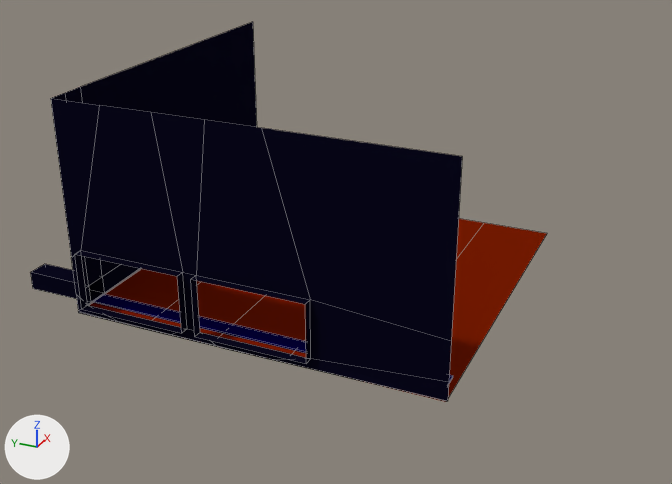
The Blender file Assets/BlenderModels/shop.blend as it was, and as the next commit left it.
The view is the same before and after, from a 50 mm lens placed at (-83.9, -56.6, 52.4), pointed at (9.5, -14.6, 5.7). The axes (+X, +Y, +Z) are drawn at lower left. The lights are the same throughout. Mesh edges are drawn as thin lines.

Objects in the first picture: 'Cube', 'Floor', 'Walls'.
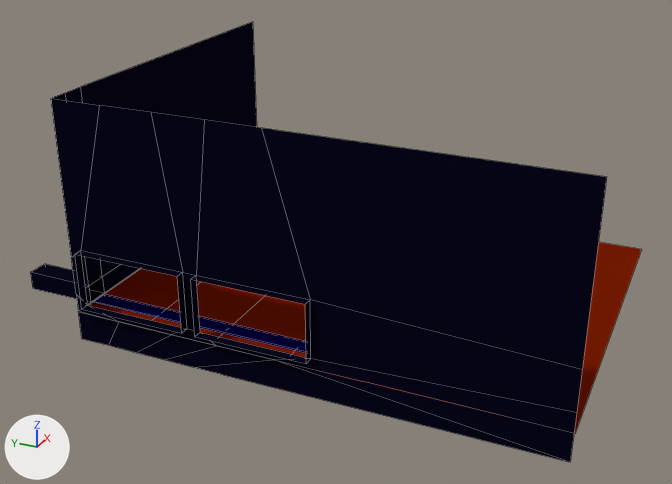
Commit message: Shop tweaks

Boxes (x1, y1, x2, y2) around the edits, measured in the pictures (672 x 484 px; the box of a moved part takes in the faces that stretch with it):
'Walls', reshaped (33% wider, 16% taller)
    before: (30, 22, 462, 401)
    after: (30, 22, 607, 462)
'Floor', reshaped
    before: (89, 219, 547, 402)
    after: (89, 242, 641, 433)
part 1 of me_cube, moved or reshaped
    before: (363, 223, 547, 402)
    after: (363, 242, 641, 433)
part 2 of me_cube_001, moved or reshaped
    before: (78, 268, 261, 357)
    after: (78, 268, 273, 367)
part 3 of me_cube_001, moved or reshaped
    before: (195, 341, 449, 401)
    after: (194, 359, 576, 462)
part 4 of me_cube_001, moved or reshaped
    before: (261, 128, 462, 382)
    after: (261, 128, 607, 413)

The edits, one by one:
me_cube has 12 vertices, 5 faces and spans x -1.0..3.67, y -1.0..3.67, z -1.0.
me_cube is used by ob_floor; location (0.0, 0.0, 3.8); rotation (0.0, 0.0, 4.712), in degrees (0, 0, 270); scale (9.54, 9.54, 3.63).
Part 1, on me_cube:
Vertex 0 of me_cube moves from (3.67, 3.67, -1.0) at pixel (547, 233) to (4.98, 3.67, -1.0) at pixel (641, 249).
Vertex 1 of me_cube moves from (3.67, -1.0, -1.0) at pixel (446, 401) to (4.98, -1.0, -1.0) at pixel (575, 433).
me_cube_001 has 57 vertices, 41 faces and spans x -1.9..3.69, y -1.1..3.58, z -1.0..6.03.
me_cube_001 is used by ob_walls; location (0.0, 0.0, 3.7); rotation (0.0, 0.0, 4.712), in degrees (0, 0, 270); scale (9.54, 9.54, 3.63).
me_cube_001 part 2: all 9 vertices in x -1.0..1.0, y -1.0..3.58, z -1.0 are moved by (0.0, 0.0, -0.95).
me_cube_001 part 3: the 1 vertex in x 3.69, y -1.0, z -0.93 is moved by (1.29, 0.0, -0.95).
me_cube_001 part 4: all 3 vertices in x 3.69, y -1.0, z -0.33..6.03 are moved by (1.29, 0.0, 0.0).
